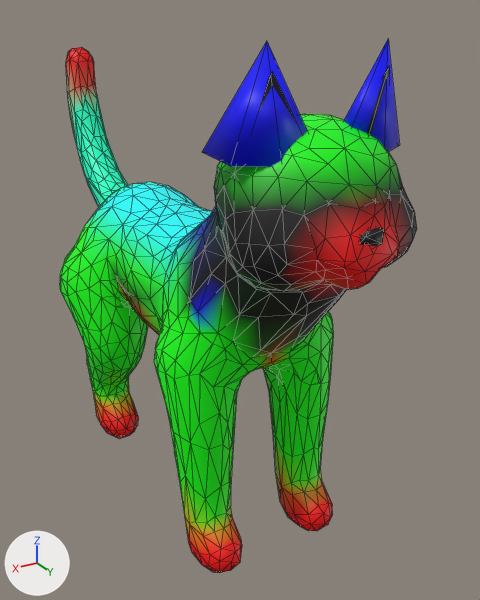
Two versions of the glTF model test/assets/cat_low.glb, one commit apart.
Before and after are seen from a 50 mm lens placed at (3.26, 6.54, 5.49), pointed at (-0.54, 0.21, 2.33). The axes (+X, +Y, +Z) are drawn at lower left. The lights are the same throughout. The first picture is the older version. Mesh edges are drawn as thin lines.

Names of what the first picture shows: 'Cat_low'.
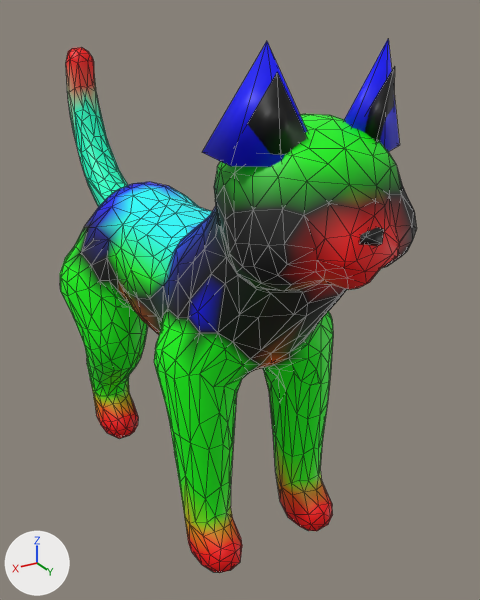
Changed parts and their boxes (x1, y1, x2, y2) in the pictures (480 x 600 px; the box of a moved part takes in the faces that stretch with it):
part 1 of me_cat_low_002, rebuilt: before (367, 67, 389, 136); after (365, 67, 395, 143)
part 2 of me_cat_low_002, rebuilt: before (259, 72, 298, 126); after (247, 73, 307, 155)
part 3 of me_cat_low_002, moved or reshaped: (87, 67, 101, 118) in both
part 4 of me_cat_low_002, recoloured: (65, 182, 322, 384) in both

Diff of the bpy script that builds the scene:
```diff
--- a/test/assets/cat_low.glb.py
+++ b/test/assets/cat_low.glb.py
@@ me_cat_low_002 @@
 me_cat_low_002.from_pydata(...)  # 1312 vertices, 2600 faces; spans x -1.16..1.16, y -3.61..3.06, z -0.02..5.32
 # used by ob_cat_low; location = (0.0, 0.0, 0.0)
+# me_cat_low_002 part 1: the loose piece of 4 vertices spanning x -0.79..-0.29, y 2.24..2.52, z 4.56..5.13 is rebuilt with 4 vertices and now spans x -0.79..-0.25, y 2.3..2.57, z 4.56..5.13
+# me_cat_low_002 part 2: the loose piece of 4 vertices spanning x 0.22..0.72, y 2.19..2.46, z 4.56..5.13 is rebuilt with 5 vertices and now spans x 0.22..0.79, y 2.29..2.53, z 4.56..5.13
+# me_cat_low_002 part 3
+# 2 vertices are removed from x -0.17..-0.16, y -3.28..-3.23, z 4.35..4.54
+# 9 faces are deleted
+# 1 vertex is added at (-0.17, -3.26, 4.45)
+# 7 new faces join them
+# me_cat_low_002 part 4: 500 kept faces spanning x -1.13..1.09, y -2.05..2.37, z 1.8..3.85 get new vertex colours
 me_cat_low_002.materials.append(mat_fur)
```
